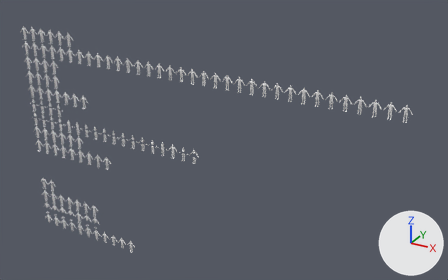
Renders of the Blender file Attires/Attires_ALL.blend from each side of a commit.
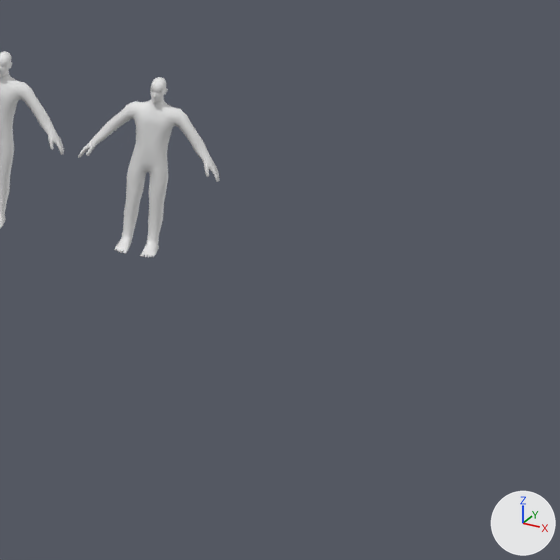
The first picture shows the older version from a camera (50 mm lens) standing at (61.1, -57.3, 48.5) and looking at (27.9, 3.0, 18.4). The close-ups show the older and then the newer version on the part from 87% to 100% of the width and 35% to 55% of the height of that picture. Only the edits that show in the close-ups are written down. Every picture has the same lights, and +X, +Y and +Z are marked at lower right.

In view in the first close-up: 'PlayerModel.113', 'PlayerModel.114'.
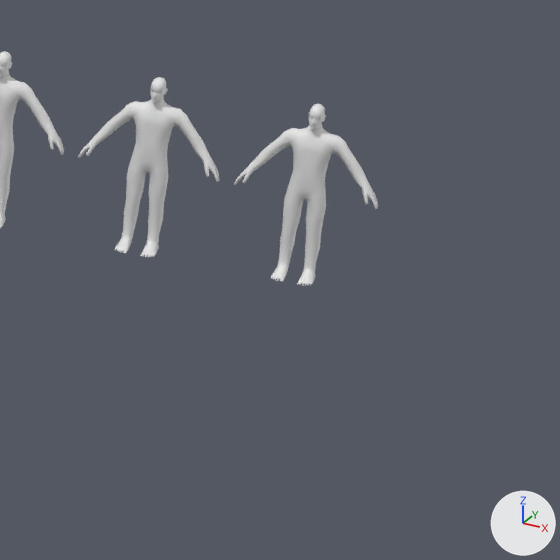
Edits to the bpy script that builds the scene:
```text
Add ob_playermodel_120:
    ob_playermodel_120 = bpy.data.objects.new('PlayerModel.120', me_cube_029)
    ob_playermodel_120.location = (51.0, 0.0, 26.0)
    _m = ob_playermodel_120.modifiers.new('Mirror', 'MIRROR')
    _m.use_clip = True
```

Pixel boxes (x1, y1, x2, y2) of what changed, in the close-ups (560 x 560 px):
'PlayerModel.120', added: after (234, 104, 378, 286)
